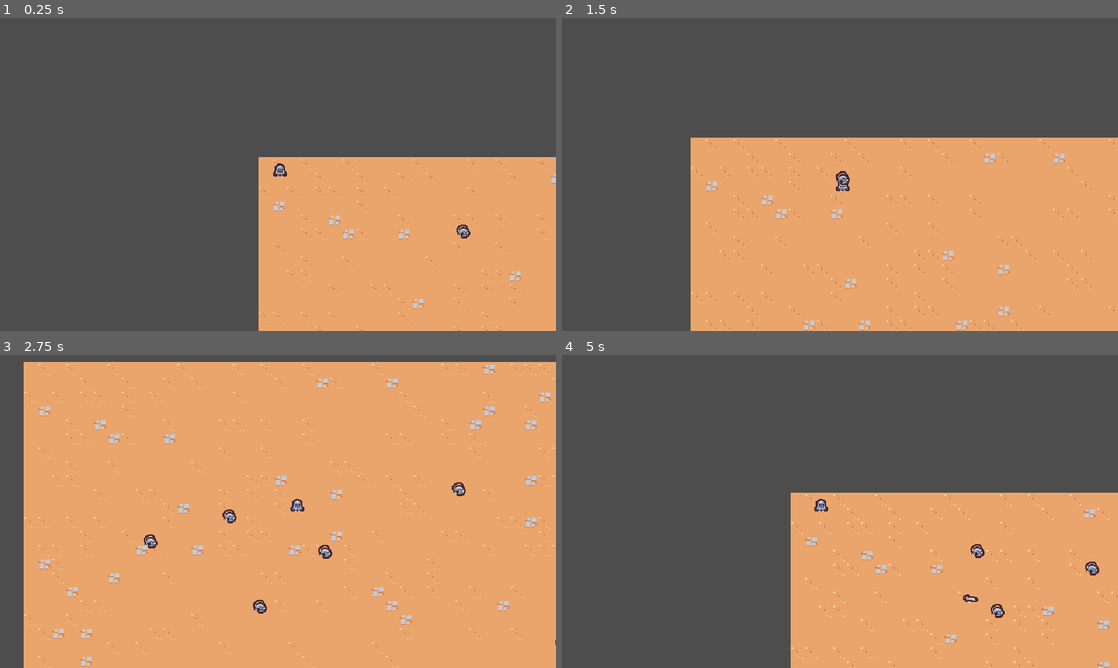
Above: before the commit, frames 1-4 (two rows, left to right).
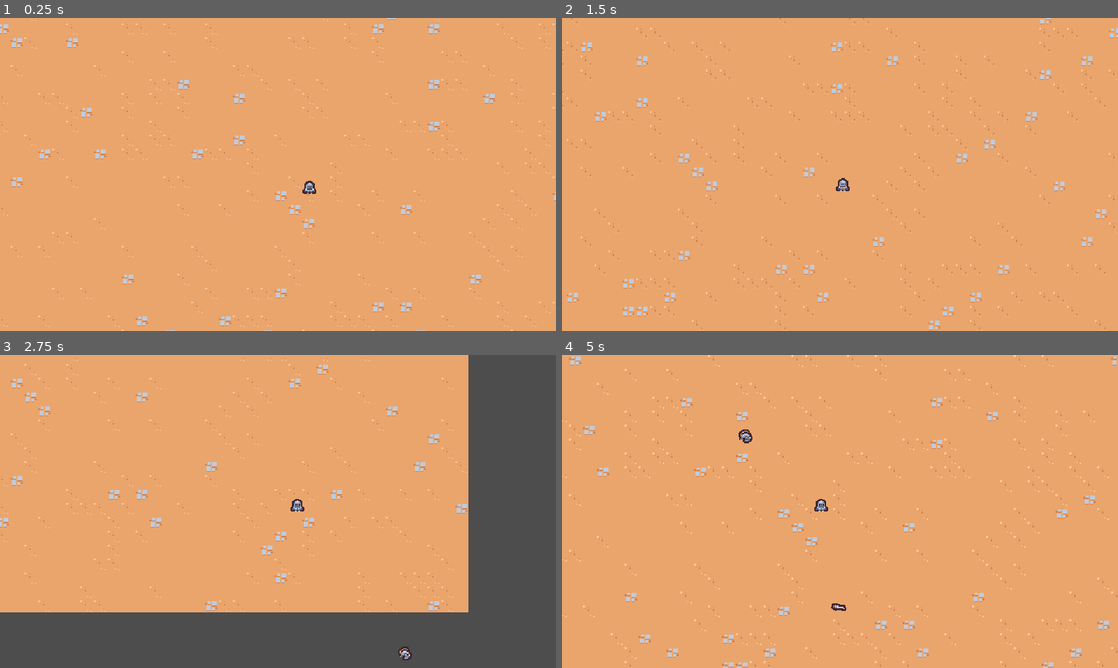
Above: after the commit, the same moments.

Repository: vinzmyko/suvivorslike-mvp
Game: Godot game, scene res://scenes/main/main.tscn
Same seed, same stepped clock (60 frames per second), same inputs: the game is played once before the commit and once after it.
Inputs:
- Up to frame 1 (0.25 s): no input
- Up to frame 2 (1.5 s): hold Right (move_right) 0.53-1.28 s; hold Down (move_down) from 1.28 s (still down)
- Up to frame 3 (2.75 s): release Down (move_down) at 2.03 s; hold Right (move_right) from 2.03 s (still down)
- Up to frame 4 (5 s): release Right (move_right) at 2.78 s; hold Up (move_up) 2.78-3.53 s; hold Left (move_left) from 3.53 s (still down)

The runs differ from the first frame. In frame 1, 72% of the frame differs, in the area x 0-100%, y 0-100%; in frame 2, 54%; in frame 3, 38%; in frame 4, 69%.

Commit message:
v2.4 feat: implement basic enemy spawner

Diff:
--- a/project.godot
+++ b/project.godot
@@ -13,6 +13,10 @@
 config/name="2DVampireSurvivorLike"
 run/main_scene="res://scenes/main/main.tscn"
 config/features=PackedStringArray("4.0", "GL Compatibility")
+
+[debug]
+
+gdscript/warnings/unused_parameter=0
 
 [display]
 
@@ -59,4 +63,5 @@
 
 renderer/rendering_method="gl_compatibility"
 renderer/rendering_method.mobile="gl_compatibility"
+2d/snap/snap_2d_transforms_to_pixel=true
 textures/canvas_textures/default_texture_filter=0
--- a/scenes/ability/sword_ability/sword_ability.tscn
+++ b/scenes/ability/sword_ability/sword_ability.tscn
@@ -1,6 +1,33 @@
 [gd_scene load_steps=6 format=3 uid="uid://cxh82uvpyv1fc"]
 
 [ext_resource type="Texture2D" uid="uid://cfcccmg4wq0jx" path="res://scenes/ability/sword_ability/sword.png" id="1_nqbla"]
+
+[sub_resource type="Animation" id="Animation_j0tf3"]
+length = 0.001
+tracks/0/type = "value"
+tracks/0/imported = false
+tracks/0/enabled = true
+tracks/0/path = NodePath("Sprite2D:rotation")
+tracks/0/interp = 1
+tracks/0/loop_wrap = true
+tracks/0/keys = {
+"times": PackedFloat32Array(0),
+"transitions": PackedFloat32Array(1),
+"update": 0,
+"values": [0.0]
+}
+tracks/1/type = "value"
+tracks/1/imported = false
+tracks/1/enabled = true
+tracks/1/path = NodePath("Sprite2D:scale")
+tracks/1/interp = 1
+tracks/1/loop_wrap = true
+tracks/1/keys = {
+"times": PackedFloat32Array(0),
+"transitions": PackedFloat32Array(1),
+"update": 0,
+"values": [Vector2(1, 1)]
+}
 
 [sub_resource type="Animation" id="Animation_3kdnt"]
 resource_name = "swing"
@@ -57,33 +84,6 @@
 "values": [true, false, true]
 }
 
-[sub_resource type="Animation" id="Animation_j0tf3"]
-length = 0.001
-tracks/0/type = "value"
-tracks/0/imported = false
-tracks/0/enabled = true
-tracks/0/path = NodePath("Sprite2D:rotation")
-tracks/0/interp = 1
-tracks/0/loop_wrap = true
-tracks/0/keys = {
-"times": PackedFloat32Array(0),
-"transitions": PackedFloat32Array(1),
-"update": 0,
-"values": [0.0]
-}
-tracks/1/type = "value"
-tracks/1/imported = false
-tracks/1/enabled = true
-tracks/1/path = NodePath("Sprite2D:scale")
-tracks/1/interp = 1
-tracks/1/loop_wrap = true
-tracks/1/keys = {
-"times": PackedFloat32Array(0),
-"transitions": PackedFloat32Array(1),
-"update": 0,
-"values": [Vector2(1, 1)]
-}
-
 [sub_resource type="AnimationLibrary" id="AnimationLibrary_53d6c"]
 _data = {
 "RESET": SubResource("Animation_j0tf3"),
--- a/scenes/basic_enemy/basic_enemy.gd
+++ b/scenes/basic_enemy/basic_enemy.gd
@@ -20,5 +20,5 @@
 	return Vector2.ZERO
 
 
-func on_area_entered(other_area: Area2D):
+func on_area_entered(_other_area: Area2D):
 	queue_free()
--- a/scenes/main/main.tscn
+++ b/scenes/main/main.tscn
@@ -1,11 +1,13 @@
 [gd_scene load_steps=5 format=3 uid="uid://c5obs0t4ktgjf"]
 
 [ext_resource type="PackedScene" uid="uid://bpcd0h2fwvh6w" path="res://scenes/player/player.tscn" id="1_csdac"]
+[ext_resource type="PackedScene" uid="uid://gw05nyccxnw8" path="res://scenes/manager/enemy_manager.tscn" id="1_dwrio"]
 [ext_resource type="TileSet" uid="uid://6ei4kdb4l2a1" path="res://resources/tileset.tres" id="1_g01tp"]
 [ext_resource type="PackedScene" uid="uid://dvml60jojqm6s" path="res://scenes/game_camera/game_camera.tscn" id="3_0k3k5"]
-[ext_resource type="PackedScene" uid="uid://bob8s3tm8f0b8" path="res://scenes/basic_enemy/basic_enemy.tscn" id="4_nvluo"]
 
 [node name="Main" type="Node"]
+
+[node name="EnemyManager" parent="." instance=ExtResource("1_dwrio")]
 
 [node name="GameCamera" parent="." instance=ExtResource("3_0k3k5")]
 
@@ -15,28 +17,4 @@
 layer_0/tile_data = PackedInt32Array(2097209, 0, 4, 2031673, 0, 4, 1966137, 0, 4, 1900601, 0, 4, 1835065, 0, 4, 1769529 …(28998 unchanged characters)…
 
 [node name="Player" parent="." instance=ExtResource("1_csdac")]
-position = Vector2(25, 22)
-
-[node name="BasicEnemy" parent="." instance=ExtResource("4_nvluo")]
-position = Vector2(254, 95)
-
-[node name="BasicEnemy2" parent="." instance=ExtResource("4_nvluo")]
-position = Vector2(517, 337)
-
-[node name="BasicEnemy3" parent="." instance=ExtResource("4_nvluo")]
-position = Vector2(273, 343)
-
-[node name="BasicEnemy4" parent="." instance=ExtResource("4_nvluo")]
-position = Vector2(704, 174)
-
-[node name="BasicEnemy5" parent="." instance=ExtResource("4_nvluo")]
-position = Vector2(63, 371)
-
-[node name="BasicEnemy6" parent="." instance=ExtResource("4_nvluo")]
-position = Vector2(854, 77)
-
-[node name="BasicEnemy7" parent="." instance=ExtResource("4_nvluo")]
-position = Vector2(804, 420)
-
-[node name="BasicEnemy8" parent="." instance=ExtResource("4_nvluo")]
-position = Vector2(353, 469)
+position = Vector2(441, 262)
--- /dev/null
+++ b/scenes/manager/enemy_manager.gd
@@ -0,0 +1,21 @@
+extends Node
+
+const SPAWN_RADIUS = 375
+
+@export var basic_enemy_scene: PackedScene
+
+func _ready() -> void:
+	$Timer.timeout.connect(on_timer_timeout)
+
+
+func on_timer_timeout():
+	var player = get_tree().get_first_node_in_group("player") as Node2D
+	if player == null:
+		return
+
+	var random_direction = Vector2.RIGHT.rotated(randf_range(0, TAU))
+	var spawn_position = player.global_position + (random_direction * SPAWN_RADIUS)
+
+	var enemy = basic_enemy_scene.instantiate() as Node2D
+	get_parent().add_child(enemy)
+	enemy.global_position = spawn_position
--- /dev/null
+++ b/scenes/manager/enemy_manager.tscn
@@ -0,0 +1,11 @@
+[gd_scene load_steps=3 format=3 uid="uid://gw05nyccxnw8"]
+
+[ext_resource type="Script" path="res://scenes/manager/enemy_manager.gd" id="1_vvndo"]
+[ext_resource type="PackedScene" uid="uid://bob8s3tm8f0b8" path="res://scenes/basic_enemy/basic_enemy.tscn" id="2_4ikal"]
+
+[node name="EnemyManager" type="Node"]
+script = ExtResource("1_vvndo")
+basic_enemy_scene = ExtResource("2_4ikal")
+
+[node name="Timer" type="Timer" parent="."]
+autostart = true
